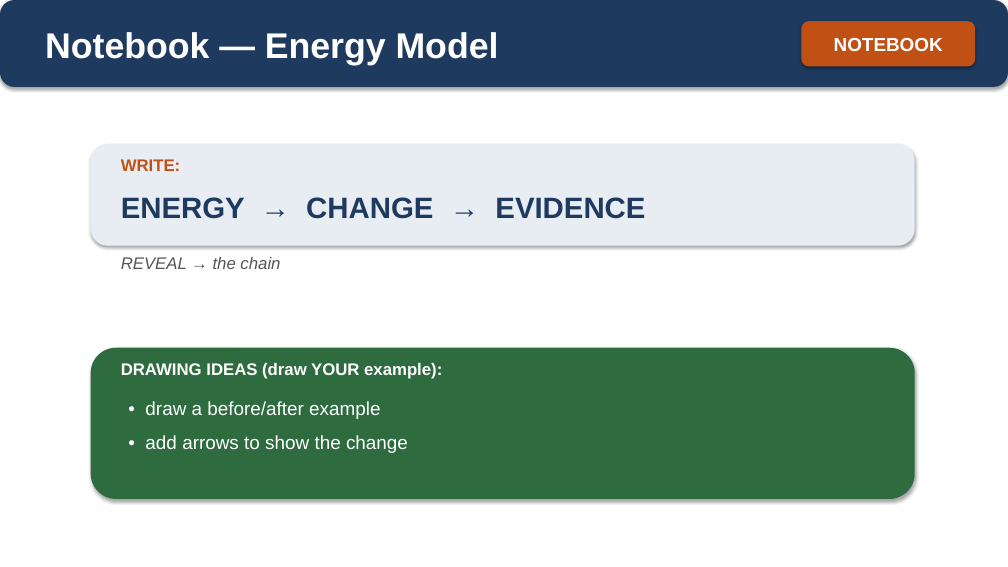
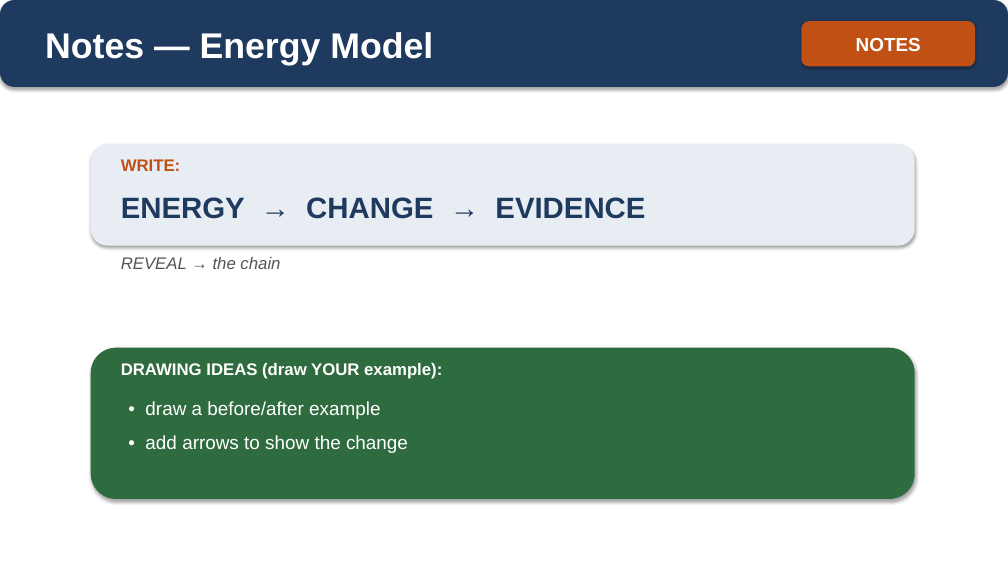
Before and after one commit to owenreagan-cyber/grade-4-energy-transfer-transformation, a slide deck: slide 9 of production/slides/01-ch1-energy-causes-change-slides.pptx. Drawn at 1008x567 pixels with LibreOffice and Linux fonts; fonts in the diff are those of the drawing. Boxes give left, top, right and bottom in pixels: in the first picture for what was removed or moved away, otherwise in the second. Text is boxed around its words. In the diff, an @@ line names an element or a change of style, - is before the commit and + after.

```diff
--- a/production/slides/01-ch1-energy-causes-change-slides.pptx
+++ b/production/slides/01-ch1-energy-causes-change-slides.pptx
@@ text at (45, 32, 433, 65): text changed @@
-Notebook — Energy Model
+Notes — Energy Model
@@ text in rounded rectangle at (856, 37, 921, 51): text changed @@
-NOTEBOOK
+NOTES
```
Also in this commit, not shown: 2 other slides changed, 7 other files.
